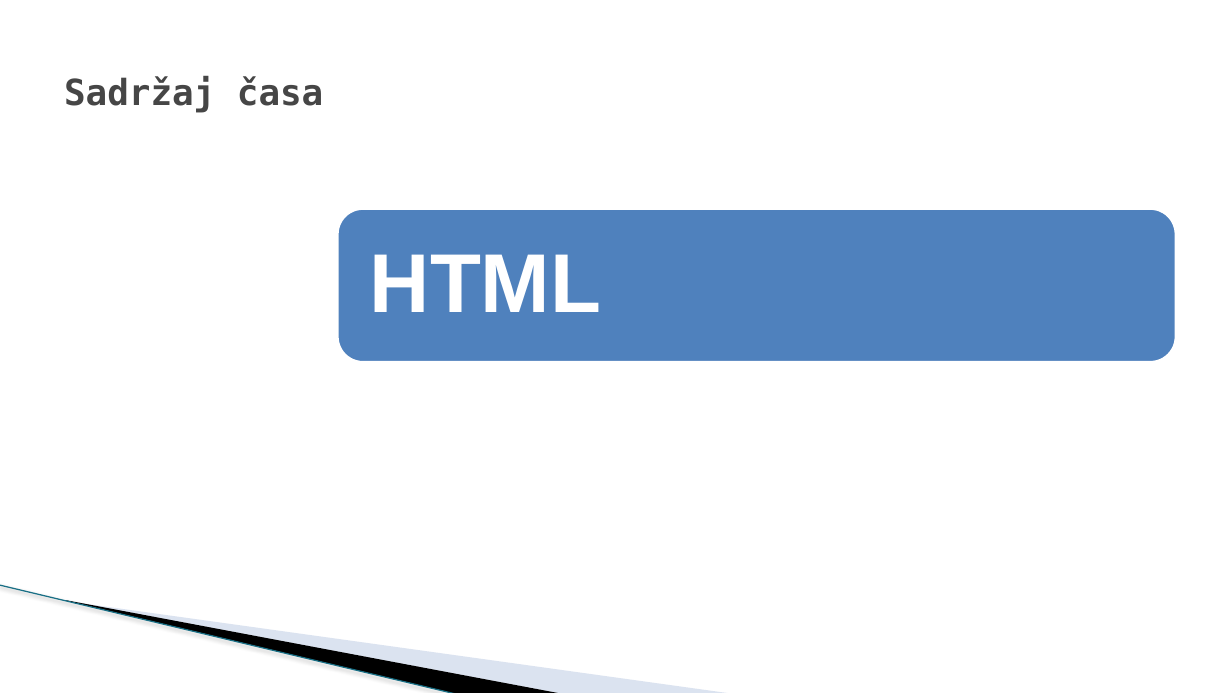
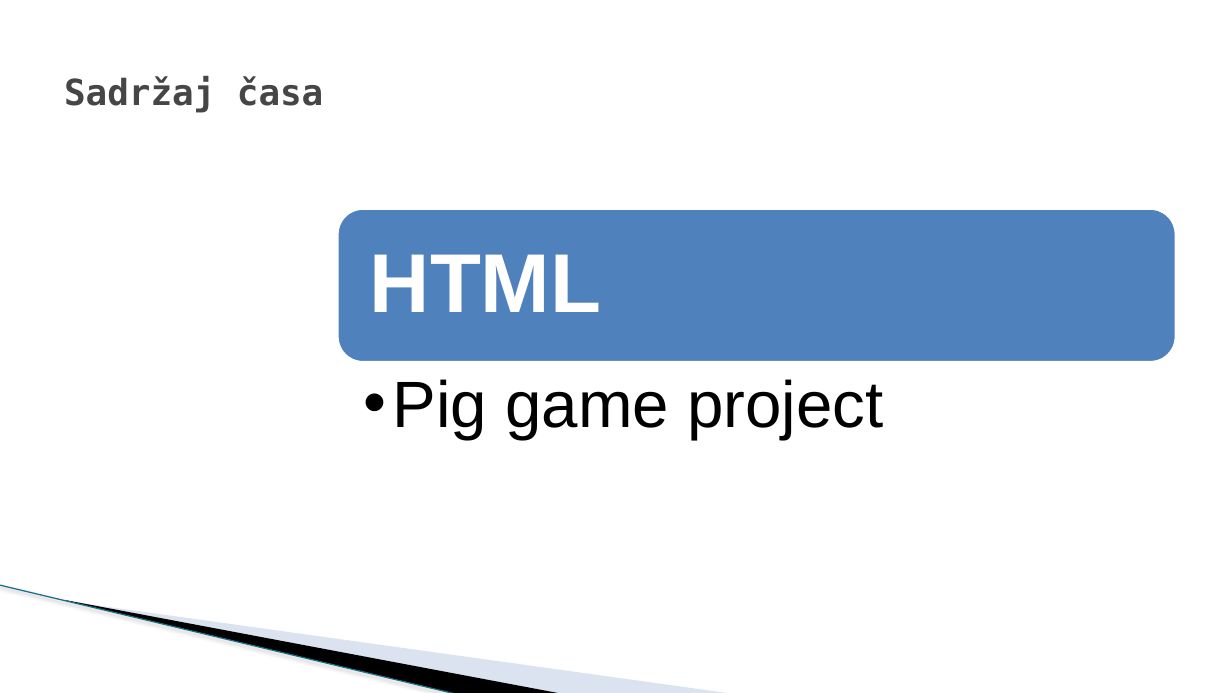
Before and after one commit to todalexcode/kurs-front-end, a slide deck: slide 2 of sesija-29/PPT/Front-End Developer-29.pptx. Drawn at 1232x693 pixels with LibreOffice and Linux fonts; fonts in the diff are those of the drawing; background and template pictures are left out. Boxes give left, top, right and bottom in pixels: in the first picture for what was removed or moved away, otherwise in the second. Text is boxed around its words. In the diff, an @@ line names an element or a change of style, - is before the commit and + after.

```diff
--- a/sesija-29/PPT/Front-End Developer-29.pptx
+++ b/sesija-29/PPT/Front-End Developer-29.pptx
@@ text added at [393, 379, 883, 439], 51 pt, text #000000 @@
+  •• Pig game project
```
Also in this commit, not shown: 1 other slide changed, 2 slides added, 1 slide removed, 30 other files.
